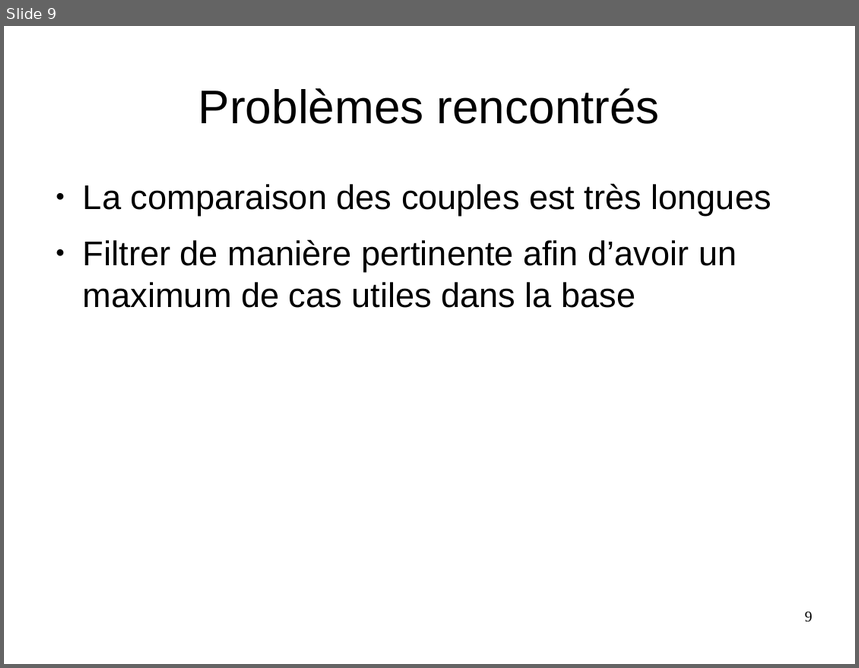
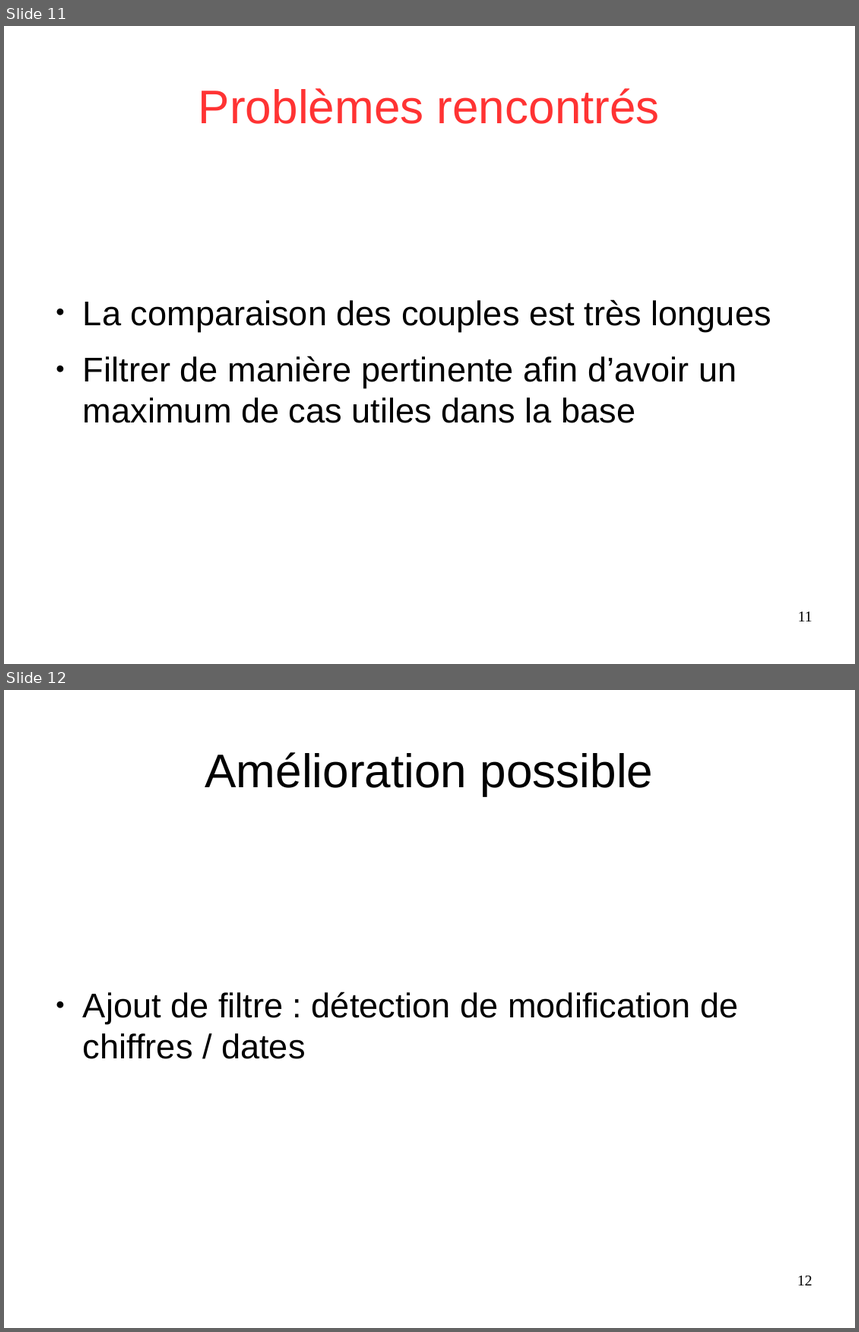
Before and after one commit to Sle3pingForest/StageL3, a slide deck: RapportDamien/presentation.odp. Shown one above the other, each under a label of ours: slide 9 before the commit, slides 11 and 12 after it. The pictures are 859x668 and 859x1332 pixels, drawn with LibreOffice and Linux fonts; fonts in the diff are those of the drawing. Boxes give left, top, right and bottom in pixels: in the first picture for what was removed or moved away, otherwise in the second. Text is boxed around its words. In the diff, an @@ line names an element or a change of style, - is before the commit and + after.

```diff
--- a/RapportDamien/presentation.odp
+++ b/RapportDamien/presentation.odp
@@ slide 12 added at (x1=4, y1=690, x2=855, y2=1328), background #FFFFFF @@
@@ title added at (x1=205, y1=752, x2=654, y2=796), 44 pt, text #000000 @@
+Amélioration possible
@@ text added at (x1=83, y1=992, x2=739, y2=1059), 32 pt, text #000000 @@
+● Ajout de filtre : détection de modification de chiffres / dates
@@ page number added at (x1=797, y1=1276, x2=813, y2=1286), 14 pt, text #000000 @@
+12
@@ what was slide 9 is now slide 11 @@
@@ slide 11 changed as well @@
@@ title "Problèmes rencontrés" at (x1=199, y1=88, x2=660, y2=124): text colour #000000 to #FF3333 @@
@@ text "La comparaison des couples est ..." at (x1=83, y1=300, x2=772, y2=423): vertical alignment top to middle @@
@@ page number at (x1=798, y1=612, x2=813, y2=622): text changed @@
-9
+11
```
Also in this commit, not shown: 7 other slides changed, 3 other slides added, 1 slide removed, 1 other file.
